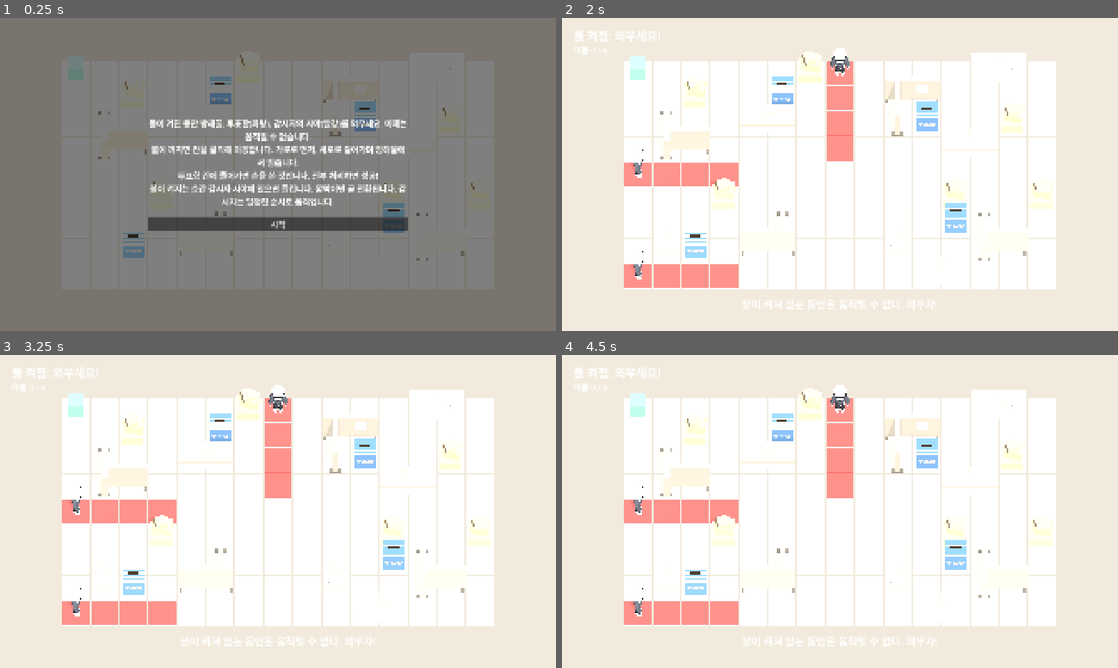
Above: before the commit, frames 1-4 (two rows, left to right).
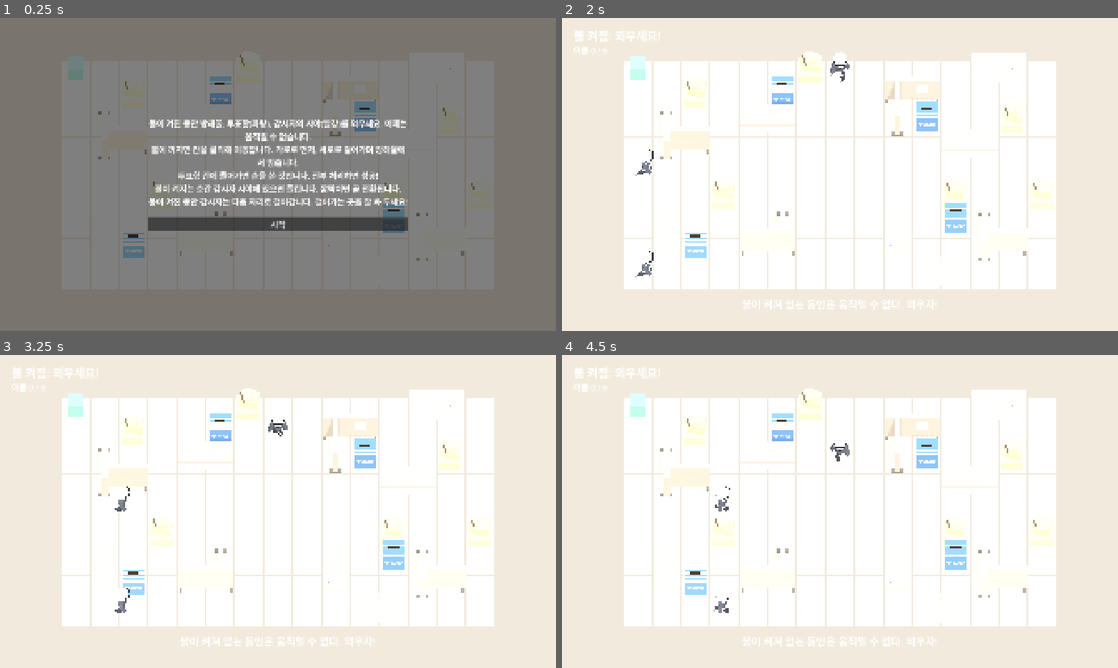
Above: after the commit, the same moments.

Repository: hahaha13791/mincho-game
Game: Godot game, scene res://minigames/owl_ballot/owl_ballot.tscn
Same seed, same stepped clock (60 frames per second), same inputs: the game is played once before the commit and once after it. This scene is started directly instead of the project's main scene.
Inputs (mouse positions are in pixels of both pictures, inside the frame that each line leads up to):
- Up to frame 1 (0.25 s): no input
- Up to frame 2 (2 s): click "시작" at 0.5 s; tap Enter at 1.25 s; move the mouse to (962, 158) at 1.27 s; click (962, 158) at 1.42 s
- Up to frame 3 (3.25 s): move the mouse to (166, 527) at 2.02 s; click (166, 527) at 2.17 s; move the mouse to (333, 442) at 2.77 s; click (333, 442) at 2.92 s
- Up to frame 4 (4.5 s): move the mouse to (812, 574) at 3.52 s; click (812, 574) at 3.67 s; tap Space at 4.25 s; move the mouse to (1006, 558) at 4.27 s; click (1006, 558) at 4.42 s

The runs differ from the first frame. In frame 1, 1.5% of the frame differs, in the area x 26-74%, y 53-60%; in frame 2, 4.4%; in frame 3, 4.5%, in the area x 11-53%, y 9-87%; in frame 4, 4.5%.

Commit message:
feat(minigames/owl_ballot): 불이 켜진 동안 감시자가 다음 자리로 걸어감
켜지는 순간의 시야를 watch_hold초 보여 준 뒤 감시자가 다음 위치로 걸어가, 다음에 어디서 볼지 예상할 수 있게 한다. 판정은 그대로 켜지는 순간뿐이다.

Co-Authored-By: Claude Sonnet 5.5 <noreply@anthropic.com>

Diff:
--- a/minigames/owl_ballot/owl_ballot.gd
+++ b/minigames/owl_ballot/owl_ballot.gd
@@ -15,13 +15,14 @@
 	&"table": preload("res://minigames/owl_ballot/props/table.tscn"),
 	&"partition": preload("res://minigames/owl_ballot/props/partition.tscn"),
 }
-const TUTORIAL_TEXT: String = "불이 켜진 동안 방해물, 투표함(파랑), 감시자의 시야(빨강)를 외우세요. 이때는 움직일 수 없습니다.\n불이 꺼지면 칸을 클릭해 이동합니다. 가로로 먼저, 세로로 걸어가며 방해물에서 멈춥니다.\n투표함 칸에 들어가면 손을 쓴 것입니다. 전부 처리하면 성공!\n불이 켜지는 순간 감시자 시야에 있으면 들킵니다. 깜빡이면 곧 전환됩니다. 감시자는 일정한 순서로 움직입니다."
+const TUTORIAL_TEXT: String = "불이 켜진 동안 방해물, 투표함(파랑), 감시자의 시야(빨강)를 외우세요. 이때는 움직일 수 없습니다.\n불이 꺼지면 칸을 클릭해 이동합니다. 가로로 먼저, 세로로 걸어가며 방해물에서 멈춥니다.\n투표함 칸에 들어가면 손을 쓴 것입니다. 전부 처리하면 성공!\n불이 켜지는 순간 감시자 시야에 있으면 들킵니다. 깜빡이면 곧 전환됩니다.\n불이 켜진 동안 감시자는 다음 자리로 걸어갑니다. 걸어가는 곳을 잘 봐 두세요!"
 
 @export var id: StringName = &"owl_ballot"
 
 var _state: State = State.TUTORIAL
 var _cycle: int = 0 # 불이 켜진 횟수 (처음 켜짐 = 0)
 var _t_left: float = 0.0
+var _light_dur: float = 0.0
 var _cell: Vector2i
 var _target: Vector2i
 var _moving: bool = false
@@ -60,6 +61,7 @@
 	_t_left -= delta
 	if _state == State.LIGHT:
 		_set_lit(_t_left > CONFIG.flicker or int(_t_left * 10.0) % 2 == 0, true)
+		_walk_watchers()
 		if _t_left <= 0.0:
 			_enter_dark()
 	else:
@@ -95,6 +97,7 @@
 func _enter_light(duration: float, first: bool) -> void:
 	_state = State.LIGHT
 	_t_left = duration
+	_light_dur = duration
 	_moving = false
 	_set_lit(true, true)
 	var seen: Array[Vector2i] = OwlRules.all_vision(OwlLevel.map(), OwlLevel.WATCHERS, _cycle)
@@ -115,6 +118,22 @@
 		_near_missed = _near_missed or OwlRules.is_near(_cell, seen)
 		if _cycle >= CONFIG.cycles:
 			$HUD/StateLabel.text = "마지막 불! (이후 시간 초과)"
+
+
+# 불이 켜진 동안: 시야를 watch_hold초 보여 준 뒤 끄고, 감시자가 다음에 설 자리(path[cycle+1])로 걸어간다.
+# 다음 불이 켜질 때 _enter_light가 같은 자리에 세우므로 이어진다. 판정은 켜지는 순간뿐이라 걷는 동안엔 시야가 없다
+func _walk_watchers() -> void:
+	var walk_t: float = _light_dur - _t_left - CONFIG.watch_hold
+	var p: float = clampf(walk_t / maxf(_light_dur - CONFIG.watch_hold, 0.01), 0.0, 1.0)
+	if walk_t > 0.0:
+		for tile in _vision_tiles.values():
+			tile.visible = false
+	for i in _watchers.size():
+		var path: Array = OwlLevel.WATCHERS[i]["path"]
+		var from: Vector3 = _world(path[_cycle % path.size()])
+		var to: Vector3 = _world(path[(_cycle + 1) % path.size()])
+		_watchers[i].position = from.lerp(to, p)
+		_watchers[i].set_walking(p > 0.0 and p < 1.0)
 
 
 func _enter_dark() -> void:
--- a/minigames/owl_ballot/owl_config.gd
+++ b/minigames/owl_ballot/owl_config.gd
@@ -7,4 +7,5 @@
 @export var light_time: float = 2.5 ## 이후 불이 켜져 있는 시간
 @export var dark_time: float = 3.5 ## 불이 꺼져 있는(이동 가능한) 시간
 @export var flicker: float = 0.8 ## 전환 직전 깜빡임 예고 시간
+@export var watch_hold: float = 1.2 ## 불이 켜진 뒤 시야를 보여 주는 시간. 그 뒤 감시자가 다음 자리로 걸어간다
 @export var step_time: float = 0.35 ## 한 칸 이동에 걸리는 시간
